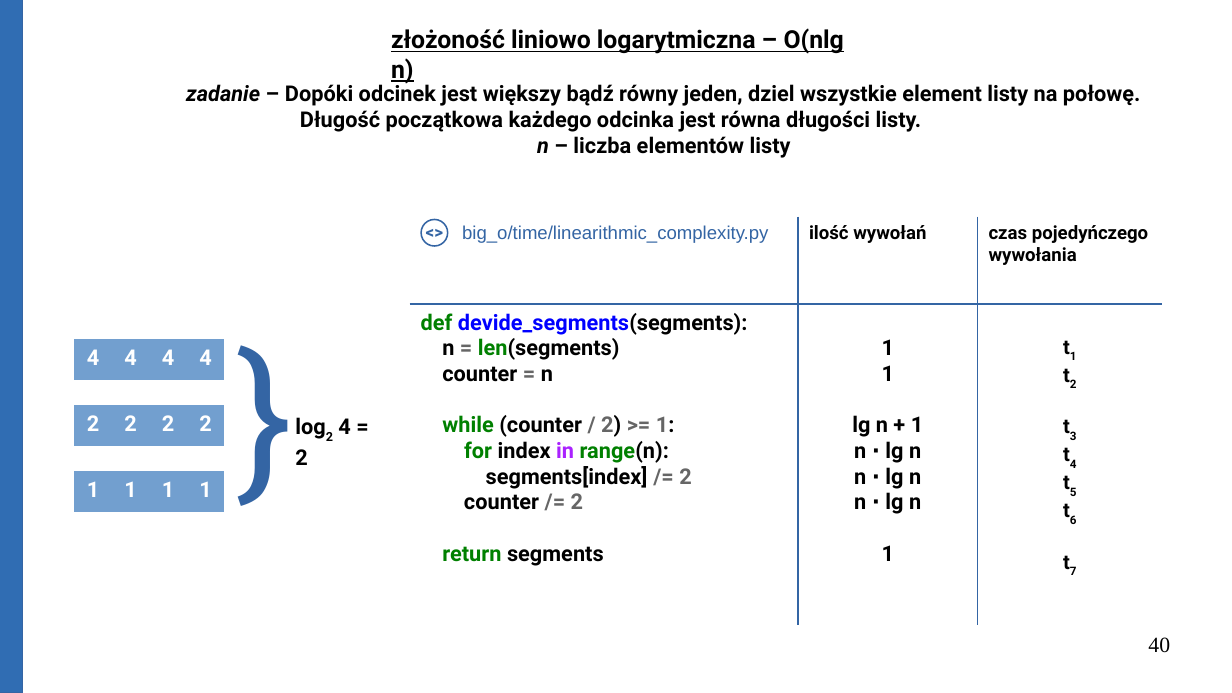
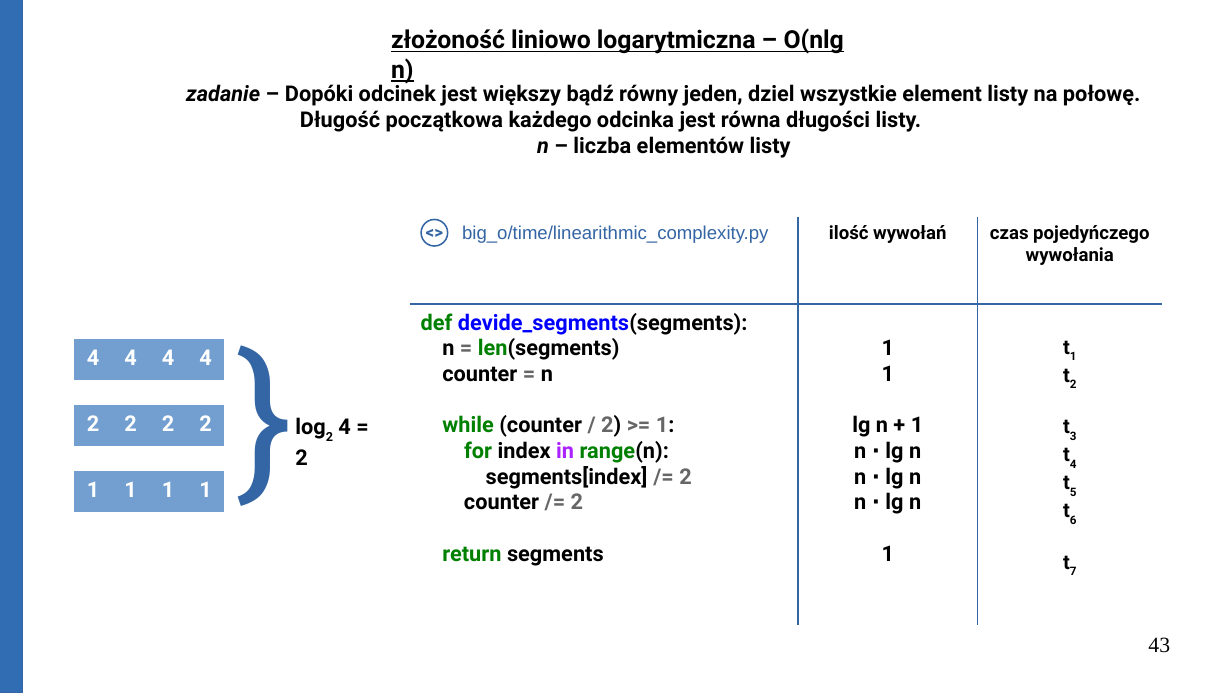
Before and after one commit to Michael-Wisniewski/algorithmic-workshop, a slide deck: slide 43 of gotowa.odp (slide 40 before the commit). Drawn at 1232x693 pixels with LibreOffice and Linux fonts; fonts in the diff are those of the drawing. Boxes give left, top, right and bottom in pixels: in the first picture for what was removed or moved away, otherwise in the second. Text is boxed around its words. In the diff, an @@ line names an element or a change of style, - is before the commit and + after.

```diff
--- a/gotowa.odp
+++ b/gotowa.odp
@@ table at <box>410,217,1164,579</box> @@
@@ alignment left to centre @@
@@ page number at <box>1148,637,1170,653</box>: text changed @@
-40
+43
```
Also in this commit, not shown: 6 other slides changed, 11 slides added, 1 slide removed, 3 other files.
